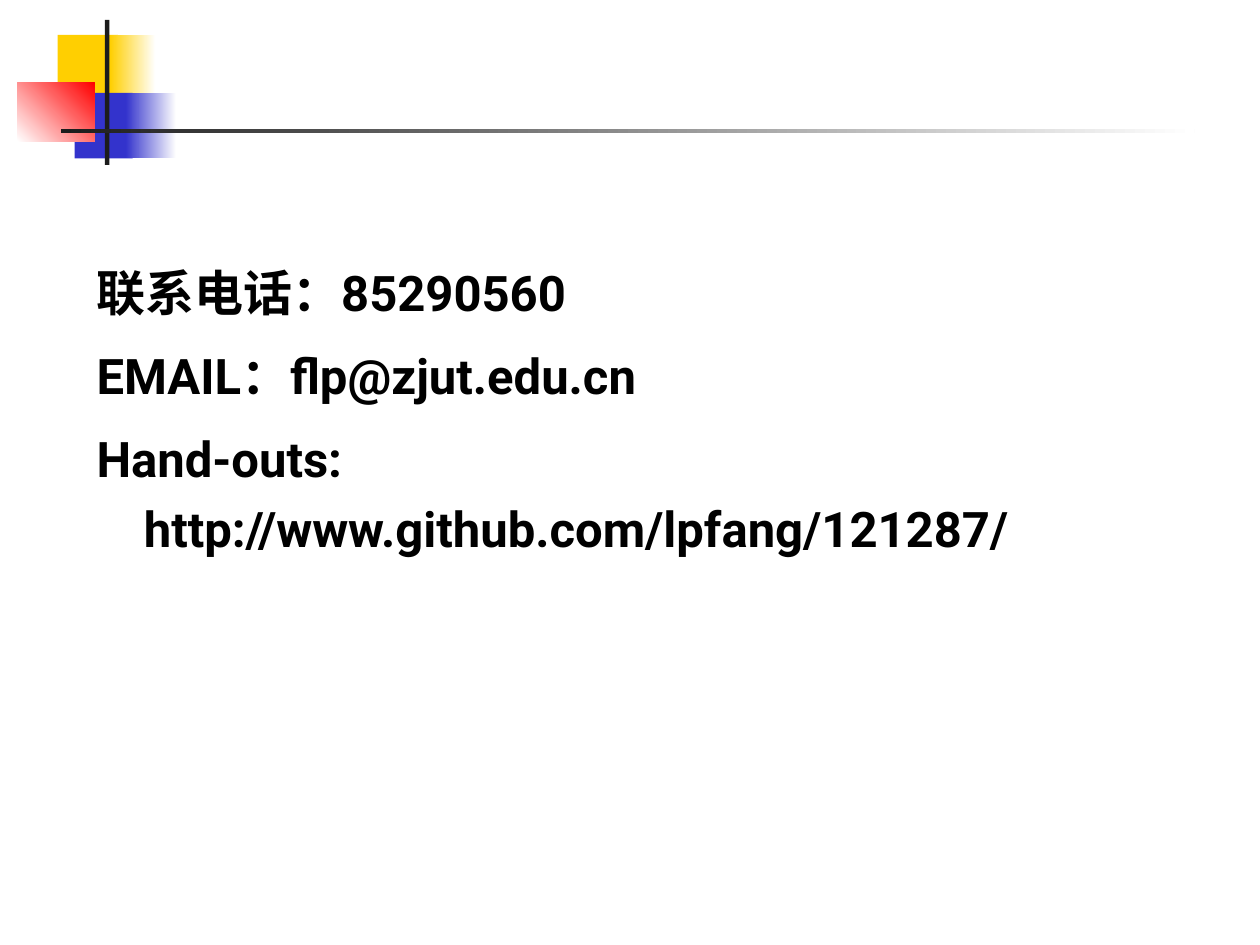
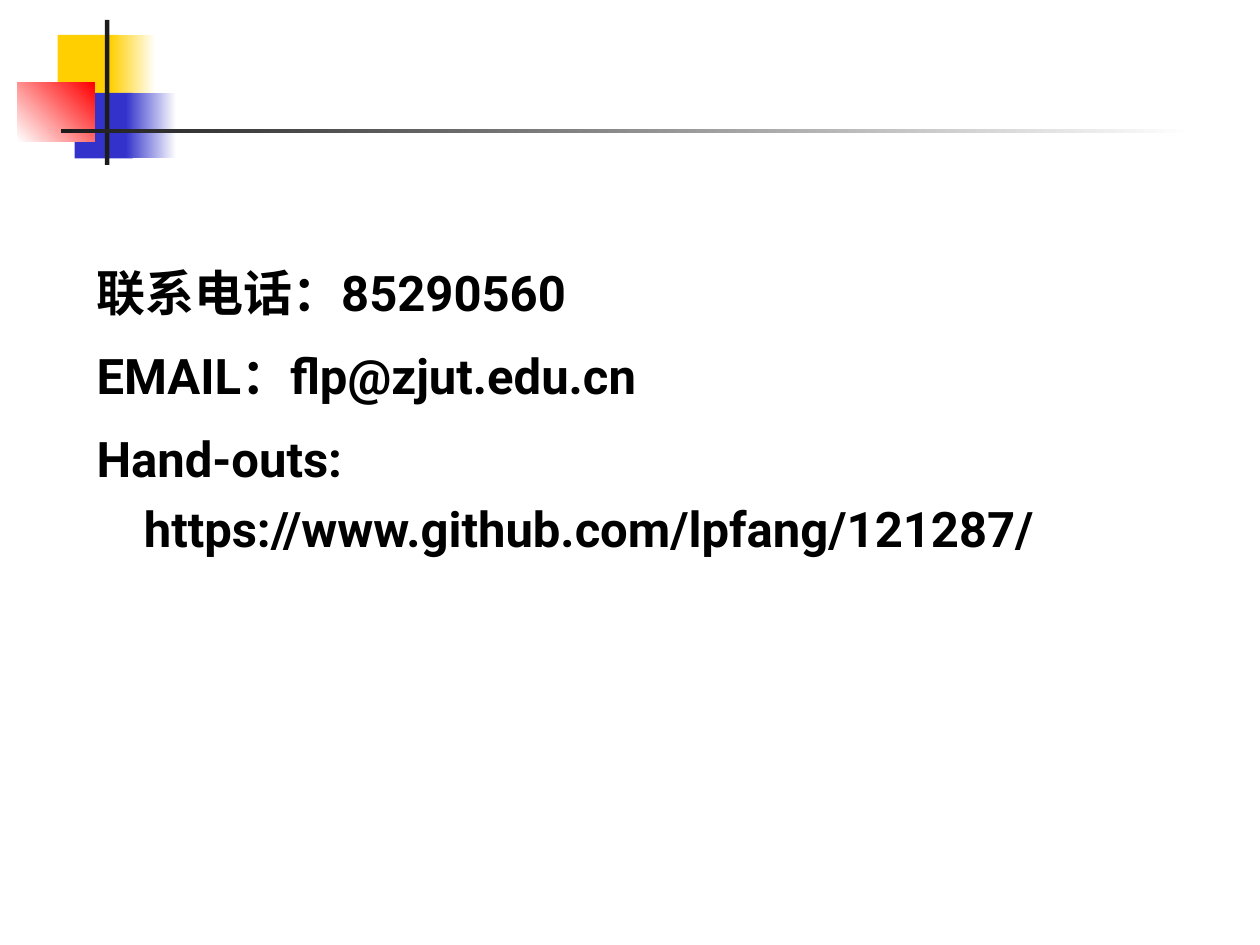
Before and after one commit to lpfang/121287, a slide deck: slide 2 of 1第1章-概述-第1讲-sql.ppt. Drawn at 1260x945 pixels with LibreOffice and Linux fonts; fonts in the diff are those of the drawing. Boxes give left, top, right and bottom in pixels: in the first picture for what was removed or moved away, otherwise in the second. Text is boxed around its words. In the diff, an @@ line names an element or a change of style, - is before the commit and + after.

```diff
--- a/1第1章-概述-第1讲-sql.ppt
+++ b/1第1章-概述-第1讲-sql.ppt
@@ text at [97, 440, 1034, 558]: text changed @@
-Hand-outs: http://www.github.com/lpfang/121287/
+Hand-outs: https://www.github.com/lpfang/121287/
```
Also in this commit, not shown: 3 other slides changed.
